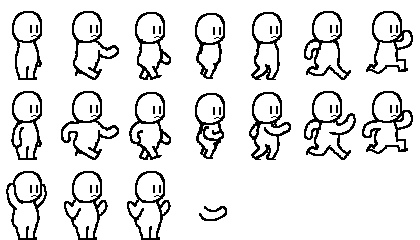
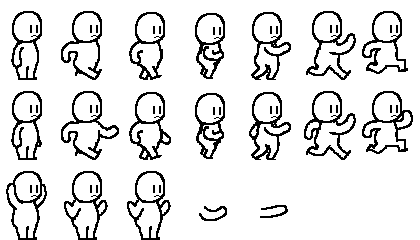
Comparing the layer stacks of the two w=420, h=240 images. Changes:
painted on "Layer 10" over [11,30,413,218]
